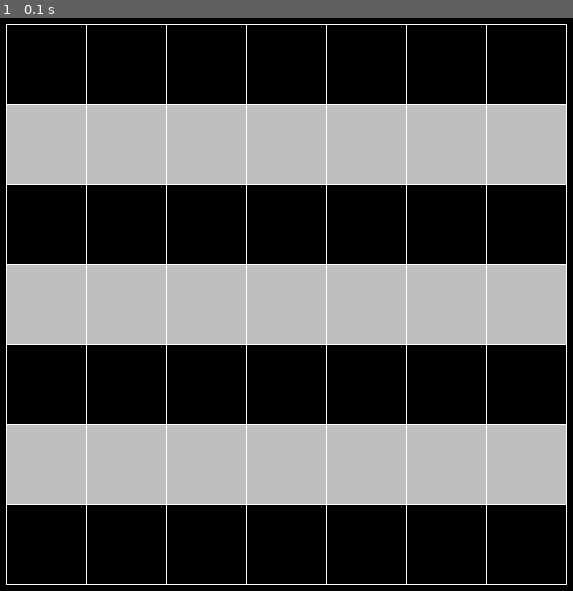
Above: before the commit, frame 1.
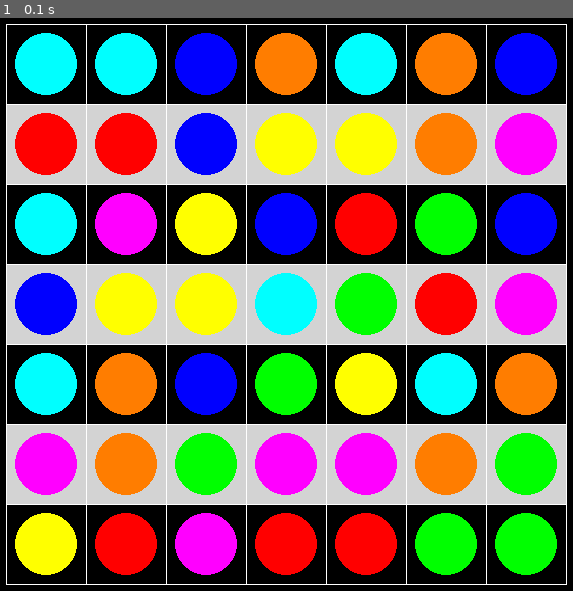
Above: after the commit, the same moment.

Repository: ytqlq/study_pygame
Game: pygame game, started from movesticks.py
The game is run twice, just before and just after one commit, with the same random seed, the same clock (stepped at 60 frames per second) and the same inputs.
Inputs:
- Up to frame 1 (0.1 s): no input

The runs differ from the first frame. In frame 1, 45% of the frame differs, in the area x 2-98%, y 2-98%.

Commit message:
增加画圆

Diff:
--- a/movesticks.py
+++ b/movesticks.py
@@ -9,28 +9,82 @@
 紫:255,0,255
 '''
 import pygame
+import random
 
 sc_size = (600,800)
+# bg_color = (255,235, 205)
 block_w = 80
 colornum = 7
 color_line = 'white'
+line_width = 1
+color_row_block = (211,211,211,10)# grey
+color_circle = ((255,0,0),(255,125,0),(255,255,0),(0,255,0),(0,0,255),(0,255,255),(255,0,255))
+circlescale = 0.8
 
-def drawtable(dessurface:pygame.Surface,startpos:tuple, block_w=block_w, rowcol = colornum, color = color_line):
+
+def drawtable( block_w=block_w, rowcol = colornum, color = color_line, line_width = line_width, color_row_block = color_row_block):
+
+    sf_size = (sf_w :=block_w * rowcol + line_width,sf_w)
+    sf = pygame.Surface(sf_size)
+    # sf.fill(bg_color)
     for i in range(rowcol):
         if i %2 != 0:
-            rect_grey = pygame.Rect((startpos[0],startpos[1]+i*block_w),(block_w * rowcol,block_w))
-            dessurface.fill('grey',rect_grey)
+            rect_grey = pygame.Rect((0,i*block_w),(sf_w,block_w))
+            sf.fill(color_row_block,rect_grey)
     for i in range(rowcol +1):
-        pygame.draw.line(dessurface, color,(startpos[0],startpos[1]+i*block_w),(startpos[0]+rowcol*block_w,startpos[1]+i*block_w))
-        pygame.draw.line(dessurface,color,(startpos[0]+i*block_w,startpos[1]),(startpos[0]+i*block_w, startpos[1]+rowcol*block_w))
+        pygame.draw.line(sf, color,(0,i*block_w),(rowcol*block_w,i*block_w))
+        pygame.draw.line(sf,color,(i*block_w,0),(i*block_w, rowcol*block_w))
+    draw_all_sticks(sf)
+    return sf
+
+class Stick:
+    def __init__(self, color, des_rect:pygame.Rect, scale = circlescale ) -> None:
+        self.color = color
+        self.des_rect = des_rect
+        self.radius = self.des_rect.w /2 *scale
+
+    def drawcircle(self,dessurface:pygame.Surface):
+        return pygame.draw.circle(dessurface, self.color, self.des_rect.center,self.radius)
+
+
+def draw_all_sticks(dessurface:pygame.Surface, total = colornum, line_width = line_width,block_w = block_w):
+    d_color = dict.fromkeys(color_circle,0)
+
+    for i in range(total):
+        for j in range(total):
+            pos = (i*block_w+line_width, j*block_w+line_width)
+
+            circle_color = random.choice(color_circle)
+            while d_color[circle_color] >= 7:
+                circle_color = random.choice(color_circle)
+            d_color[circle_color] += 1
+
+            size = (block_w-line_width,block_w-line_width)
+            r = pygame.Rect(pos, size)
+            s = Stick(circle_color,r)
+            s.drawcircle(dessurface)
+
+
+
+
+
+
+
+
 
 
 def main():
     pygame.init()
     screen = pygame.display.set_mode(sc_size,pygame.SCALED)
     # 画表格
-    startpoint = ((sc_size[0]-colornum*block_w)//2,(sc_size[1] - colornum*block_w)//2)
-    drawtable(screen,startpoint)
+    # screen.fill(bg_color)
+
+    sf = drawtable()
+    sf_rect = sf.get_rect(center = screen.get_rect().center)
+    screen.blit(sf,sf_rect)
+
+
+    # pygame.draw.circle()
     running = True
     while running:
         for e in pygame.event.get():
